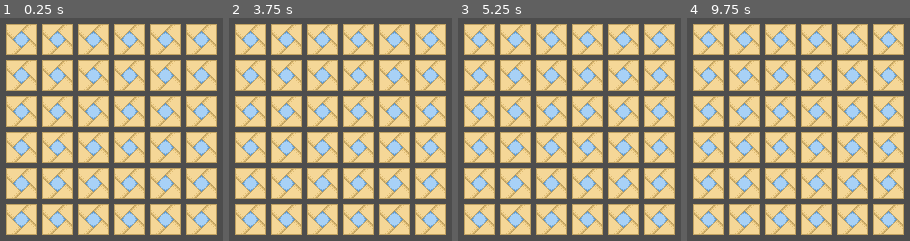
Above: before the commit, frames 1-4 (left to right).
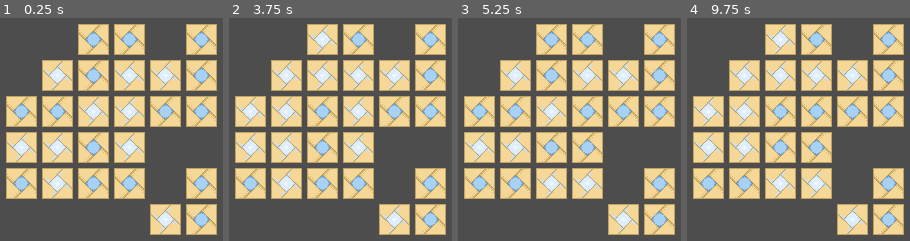
Above: after the commit, the same moments.

Repository: dencheek1/windows
Game: Godot game, scene res://scenes/game.tscn
Same seed, same stepped clock (60 frames per second), same inputs: the game is played once before the commit and once after it.
Inputs (mouse positions are in pixels of both pictures, inside the frame that each line leads up to):
- Up to frame 1 (0.25 s): no input
- Up to frame 2 (3.75 s): click (251, 40) at 0.52 s; click (251, 40) at 1.27 s; click (251, 40) at 2.02 s; tap Enter at 2.75 s; move the mouse to (394, 35) at 2.77 s; click (394, 35) at 2.92 s; tap Space at 3.5 s; move the mouse to (289, 80) at 3.52 s; click (289, 80) at 3.67 s
- Up to frame 3 (5.25 s): tap Enter at 4.25 s; move the mouse to (outside the picture) at 4.27 s; click (outside the picture) at 4.42 s; tap Space at 5 s; move the mouse to (556, 147) at 5.02 s; click (556, 147) at 5.17 s
- Up to frame 4 (9.75 s): tap Enter at 5.75 s; move the mouse to (872, 125) at 5.77 s; click (872, 125) at 5.92 s; tap Space at 6.5 s; move the mouse to (outside the picture) at 6.52 s; click (outside the picture) at 6.67 s; move the mouse to (809, 58) at 7.27 s; click (809, 58) at 7.42 s; move the mouse to (outside the picture) at 8.02 s; click (outside the picture) at 8.17 s; move the mouse to (852, 35) at 8.77 s; click (852, 35) at 8.92 s; move the mouse to (747, 80) at 9.52 s; click (747, 80) at 9.67 s

The runs differ from the first frame. In frame 1, 26% of the frame differs, in the area x 2-98%, y 2-98%; in frame 2, 28%; in frame 3, 26%; in frame 4, 27%.
Error before the commit: Parse Error: Identifier "rows" not declared in the current scope. (res://scripts/event_manager.gd:22)

Commit message:
add seeded level generation

Diff:
--- a/node.gd
+++ b/node.gd
@@ -49,12 +49,10 @@
 
 func makeActive() -> void:
 	$AnimatedSprite2D.visible = true
-	print_debug(active)
 	active = true
 
 func makeInactive()  -> void:
 	active = false
-	print_debug(active)
 	$AnimatedSprite2D.visible = false
 
 
--- a/scenes/game.tscn
+++ b/scenes/game.tscn
@@ -8,7 +8,7 @@
 
 [node name="event_manager" type="Node" parent="."]
 script = ExtResource("1_wk5qb")
-mask = 170
+mask = 79
 
 [node name="cell_grid" parent="event_manager" instance=ExtResource("3_khw6c")]
 position = Vector2(11, 95)
--- a/scripts/cell_grid.gd
+++ b/scripts/cell_grid.gd
@@ -37,7 +37,7 @@
 
 
 func update_nodes(mask:int, center_id:int) -> void:
-	var id = center_id - rows
+	var id = center_id + rows
 	var id_list = []
 	var test
 
@@ -49,10 +49,10 @@
 			for c in 3:
 				test = mask >> (c + r * 3)
 				if test & 1 :
-					if id >= 0 && id < rows*columns && id / columns == (id -1 + c) / columns:
-						if (id -1 + c) >= 0:
-							id_list.append(id -1 + c)
-			id += rows
+					if id >= 0 && id < rows*columns && id / columns == (id + 1 - c) / columns:
+						if (id + 1 - c) >= 0:
+							id_list.append(id + 1 - c)
+			id -= rows
 
 	#print_debug(id_list)
 	for nid in id_list:
--- a/scripts/event_manager.gd
+++ b/scripts/event_manager.gd
@@ -1,32 +1,16 @@
 extends Node
 
 @export var mask: int
+@export var level:int = 0
 
 var rng = RandomNumberGenerator.new()
 
 # Called when the node enters the scene tree for the first time.
 func _ready() -> void:
-	var level = generate_next_level(6,170,1,5)
-
-	var id = 0
-	var id_list = []
-	var test
-
-	#check node state
-
-	#if node active
-	for r in 3:
-		for c in 3:
-			test = mask >> (c + r * 3)
-			if test & 1 :
-				if id >= 0 && id < rows*columns && id / columns == (id -1 + c) / columns:
-					if (id -1 + c) >= 0:
-						id_list.append(id -1 + c)
-		id += rows
-
-	#print_debug(id_list)
-	for nid in id_list:
-		nodes[nid].changeState()
+	var solution = generate_level(6,mask,level,7)
+	var nodes = $cell_grid.get_all_nodes()
+	print_debug(solution)
+	prepare_field(mask,solution,nodes,6)
 
 
 
@@ -36,11 +20,43 @@
 
 
 func _on_cell_grid_pressed(id: int) -> void:
+	print_debug(id)
 	$cell_grid.update_nodes(mask, id)
-	print_debug(generate_next_level(6,0,1,7))
-	$cell_grid.get_all_nodes()[9].makeInactive()
-	#check completion condition
+	if are_all_set():
+		level += 1
+		var solution = generate_level(6,mask,level,12)
+		var nodes = $cell_grid.get_all_nodes()
+		print_debug(solution)
+		prepare_field(mask,solution,nodes,6)
 
+#asume field is square
+func prepare_field(mask:int, solution: Array[int], nodes:Dictionary, size: int) -> void:
+	var test
+	var size_2 = size*size
+
+	for id in nodes:
+		nodes[id].makeInactive()
+		nodes[id].setState(1)
+
+	for sid in solution:
+		nodes[sid].makeActive()
+		#nodes[sid].changeState()
+		# id is a center of the mask
+		var id = sid + size
+		for r in 3:
+			for c in 3:
+				test = mask >> (c + r * 3)
+				if test & 1 == 1:
+					if id >= 0 && id < size_2 && id / size == (id + 1 - c) / size:
+						if (id + 1 - c) >= 0:
+							nodes[id + 1 - c].makeActive()
+							nodes[id + 1 - c].changeState()
+			id -= size
+
+
+	#print_debug(id_list)
+	#for nid in id_list:
+		#nodes[nid].changeState()
 
 func are_all_set() -> bool:
 	var nodes = $cell_grid.get_all_nodes()
@@ -49,7 +65,7 @@
 			return false
 	return true
 
-func generate_next_level(size:int, mask:int, level:int, steps:int) -> Array[int]:
+func generate_level(size:int, mask:int, level:int, steps:int) -> Array[int]:
 	var result = Array([], TYPE_INT, "",null)
 	var pool = Array([], TYPE_INT, "",null)
 
